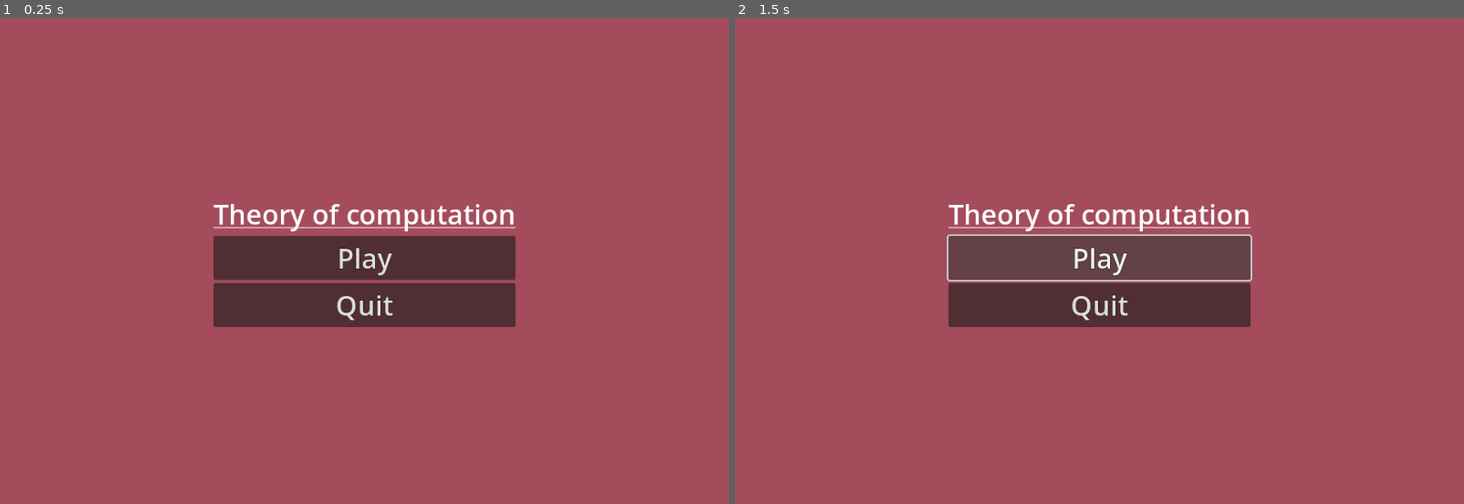
Above: before the commit, frames 1-2 (left to right).
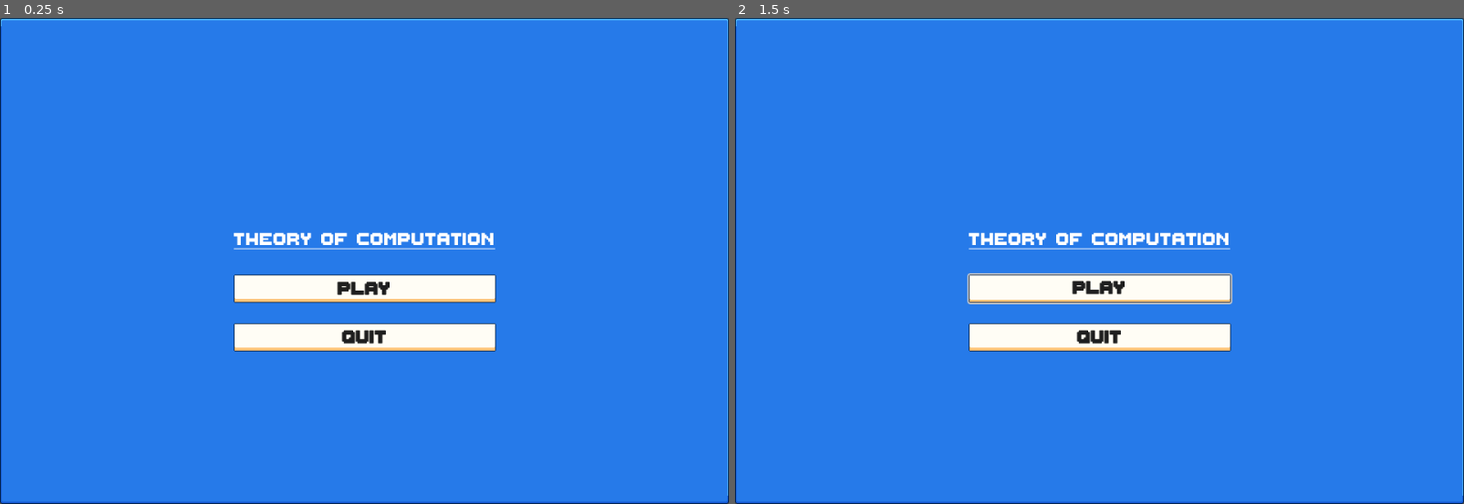
Above: after the commit, the same moments.

Repository: NasheethAhmedA/Theory-Of-Computation
Game: Godot game, scene res://scenes/ui/main.tscn
Two runs of this game, one before a commit and one after it. Both use one fixed random seed, a clock stepped at 60 frames per second and the inputs below. The project has no main scene, so this scene is started directly.
Inputs:
- Up to frame 1 (0.25 s): no input
- Up to frame 2 (1.5 s): click "Play" at 0.5 s; click "Play" at 1.25 s

The runs differ from the first frame. In frame 1, 100% of the frame differs, in the area x 0-100%, y 0-100%; in frame 2, 100%.

Commit message:
Made some Themes

Diff:
--- /dev/null
+++ b/assests/ui/default_theme.tres
@@ -0,0 +1,65 @@
+[gd_resource type="Theme" load_steps=8 format=3 uid="uid://cbd4wj2td2xq6"]
+
+[ext_resource type="Texture2D" uid="uid://bo3002m0lp642" path="res://assests/ui/Spritesheets/Spritesheet_UI_Flat_Button_01.png" id="1_swkb0"]
+[ext_resource type="FontFile" uid="uid://donqiurahky62" path="res://assests/ui/Fonts/ThaleahFat.ttf" id="2_psxue"]
+[ext_resource type="Texture2D" uid="uid://dkq8wriafjlon" path="res://assests/ui/Spritesheets/Spritesheet_UI_Flat.png" id="2_vha00"]
+
+[sub_resource type="StyleBoxTexture" id="StyleBoxTexture_6ndjo"]
+texture = ExtResource("1_swkb0")
+texture_margin_left = 2.0
+texture_margin_top = 2.0
+texture_margin_right = 2.0
+texture_margin_bottom = 4.0
+region_rect = Rect2(112, 131, 64, 29)
+
+[sub_resource type="StyleBoxTexture" id="StyleBoxTexture_83uk6"]
+texture = ExtResource("1_swkb0")
+texture_margin_left = 2.0
+texture_margin_top = 2.0
+texture_margin_right = 2.0
+texture_margin_bottom = 2.0
+region_rect = Rect2(112, 99, 64, 29)
+
+[sub_resource type="StyleBoxTexture" id="StyleBoxTexture_bu0ei"]
+texture = ExtResource("1_swkb0")
+texture_margin_left = 2.0
+texture_margin_top = 2.0
+texture_margin_right = 2.0
+texture_margin_bottom = 2.0
+region_rect = Rect2(112, 166, 64, 26)
+
+[sub_resource type="StyleBoxTexture" id="StyleBoxTexture_m4dr3"]
+texture = ExtResource("2_vha00")
+texture_margin_left = 4.0
+texture_margin_top = 4.0
+texture_margin_right = 4.0
+texture_margin_bottom = 4.0
+region_rect = Rect2(32, 32, 96, 96)
+
+[resource]
+Button/colors/font_color = Color(0.117647, 0.117647, 0.117647, 1)
+Button/colors/font_disabled_color = Color(0.129412, 0.129412, 0.129412, 0.501961)
+Button/colors/font_focus_color = Color(0, 0, 0, 1)
+Button/colors/font_hover_color = Color(0.117647, 0.117647, 0.117647, 1)
+Button/colors/font_hover_pressed_color = Color(0, 0, 0, 1)
+Button/colors/font_pressed_color = Color(0, 0, 0, 1)
+Button/font_sizes/font_size = 24
+Button/fonts/font = ExtResource("2_psxue")
+Button/styles/hover = SubResource("StyleBoxTexture_6ndjo")
+Button/styles/normal = SubResource("StyleBoxTexture_83uk6")
+Button/styles/pressed = SubResource("StyleBoxTexture_bu0ei")
+Fonts/fonts/large = ExtResource("2_psxue")
+Fonts/fonts/normal = ExtResource("2_psxue")
+Label/font_sizes/font_size = 36
+Label/fonts/font = ExtResource("2_psxue")
+Panel/styles/panel = SubResource("StyleBoxTexture_m4dr3")
+RichTextLabel/font_sizes/bold_font_size = 36
+RichTextLabel/font_sizes/bold_italics_font_size = 36
+RichTextLabel/font_sizes/italics_font_size = 36
+RichTextLabel/font_sizes/mono_font_size = 36
+RichTextLabel/font_sizes/normal_font_size = 36
+RichTextLabel/fonts/bold_font = ExtResource("2_psxue")
+RichTextLabel/fonts/bold_italics_font = ExtResource("2_psxue")
+RichTextLabel/fonts/italics_font = ExtResource("2_psxue")
+RichTextLabel/fonts/mono_font = ExtResource("2_psxue")
+RichTextLabel/fonts/normal_font = ExtResource("2_psxue")
--- a/project.godot
+++ b/project.godot
@@ -19,7 +19,12 @@
 window/size/viewport_width=960
 window/size/viewport_height=640
 
+[gui]
+
+theme/custom="res://assests/ui/default_theme.tres"
+
 [rendering]
 
+textures/canvas_textures/default_texture_filter=3
 renderer/rendering_method="gl_compatibility"
 renderer/rendering_method.mobile="gl_compatibility"
--- /dev/null
+++ b/scenes/components/automata_area.tscn
@@ -0,0 +1,13 @@
+[gd_scene format=3 uid="uid://16b3bvcujgv0"]
+
+[node name="AutomataArea" type="Node2D"]
+
+[node name="BG" type="CanvasLayer" parent="."]
+
+[node name="ColorRect" type="ColorRect" parent="BG"]
+anchors_preset = 15
+anchor_right = 1.0
+anchor_bottom = 1.0
+grow_horizontal = 2
+grow_vertical = 2
+color = Color(1, 0.992157, 0.960784, 1)
--- a/scenes/ui/main.tscn
+++ b/scenes/ui/main.tscn
@@ -8,31 +8,34 @@
 grow_horizontal = 2
 grow_vertical = 2
 
-[node name="ColorRect" type="ColorRect" parent="."]
+[node name="Panel" type="Panel" parent="."]
 layout_mode = 1
 anchors_preset = 15
 anchor_right = 1.0
 anchor_bottom = 1.0
 grow_horizontal = 2
 grow_vertical = 2
-color = Color(0.643137, 0.298039, 0.360784, 1)
 
-[node name="VBoxContainer" type="VBoxContainer" parent="."]
+[node name="VBoxContainer" type="VBoxContainer" parent="Panel"]
 layout_mode = 1
-anchors_preset = 8
+anchors_preset = 13
 anchor_left = 0.5
-anchor_top = 0.5
 anchor_right = 0.5
-anchor_bottom = 0.5
-offset_left = -20.5
-offset_top = -15.5
-offset_right = 20.5
-offset_bottom = 15.5
+anchor_bottom = 1.0
+offset_left = -172.5
+offset_right = 172.5
 grow_horizontal = 2
 grow_vertical = 2
+alignment = 1
 
-[node name="RichTextLabel" type="RichTextLabel" parent="VBoxContainer"]
+[node name="Panel" type="Panel" parent="Panel/VBoxContainer"]
 layout_mode = 2
+
+[node name="RichTextLabel" type="RichTextLabel" parent="Panel/VBoxContainer/Panel"]
+layout_mode = 2
+offset_top = -45.0
+offset_right = 345.0
+offset_bottom = -12.0
 theme_override_font_sizes/normal_font_size = 36
 bbcode_enabled = true
 text = "[u]Theory of computation[/u]"
@@ -40,14 +43,20 @@
 scroll_active = false
 autowrap_mode = 0
 
-[node name="Playbtn" type="Button" parent="VBoxContainer"]
+[node name="Playbtn" type="Button" parent="Panel/VBoxContainer/Panel"]
 layout_mode = 2
+offset_top = 18.0
+offset_right = 345.0
+offset_bottom = 55.0
 theme_override_constants/outline_size = 2
 theme_override_font_sizes/font_size = 36
 text = "Play"
 
-[node name="Quitbtn" type="Button" parent="VBoxContainer"]
+[node name="Quitbtn" type="Button" parent="Panel/VBoxContainer/Panel"]
 layout_mode = 2
+offset_top = 82.0
+offset_right = 345.0
+offset_bottom = 119.0
 theme_override_constants/outline_size = 2
 theme_override_font_sizes/font_size = 36
 text = " Quit "
Binary file added: assests/ui/Fonts/ThaleahFat.ttf
Not shown, added: assests/ui/Fonts/ThaleahFat.ttf.import
Binary file added: assests/ui/Spritesheets/Spritesheet_UI_Flat.png
Not shown, added: assests/ui/Spritesheets/Spritesheet_UI_Flat.png.import
Binary file added: assests/ui/Spritesheets/Spritesheet_UI_Flat_Button_01.png
Not shown, added: assests/ui/Spritesheets/Spritesheet_UI_Flat_Button_01.png.import
Binary file added: assests/ui/Spritesheets/Spritesheet_UI_Flat_Button_02.png
Not shown, added: assests/ui/Spritesheets/Spritesheet_UI_Flat_Button_02.png.import
Binary file added: assests/ui/Spritesheets/Spritesheet_UI_Flat_Select_01.png
Not shown, added: assests/ui/Spritesheets/Spritesheet_UI_Flat_Select_01.png.import
Binary file added: assests/ui/Spritesheets/Spritesheet_UI_Flat_Select_02.png
Not shown, added: assests/ui/Spritesheets/Spritesheet_UI_Flat_Select_02.png.import
